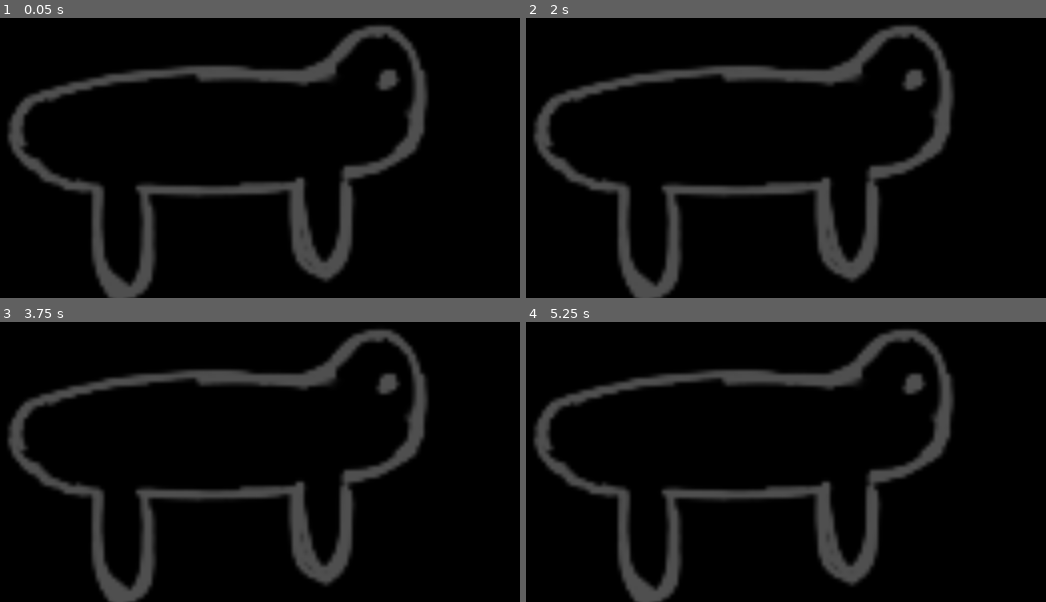
Above: before the commit, frames 1-4 (two rows, left to right).
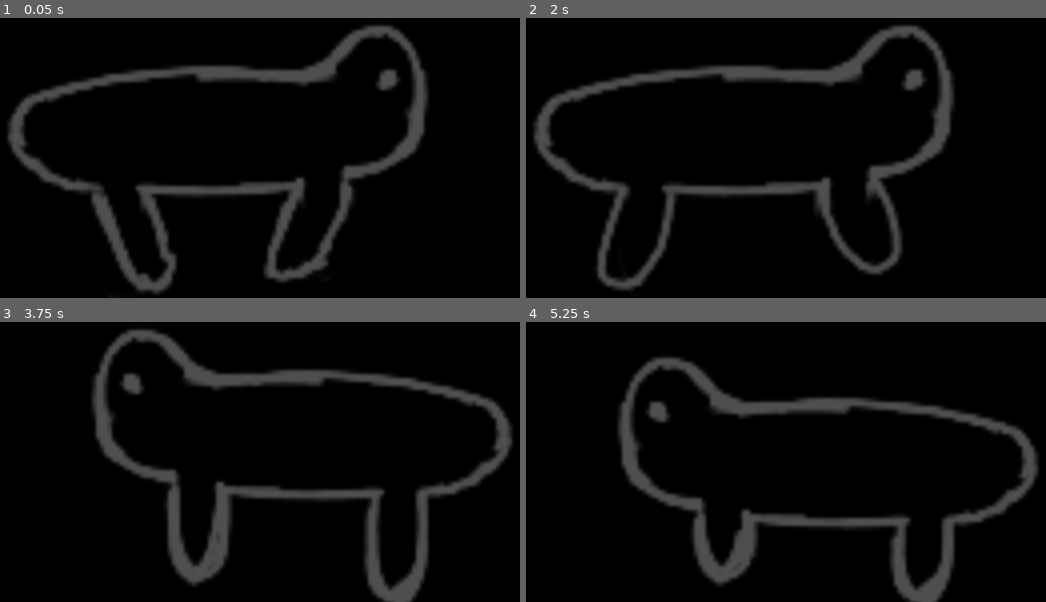
Above: after the commit, the same moments.

Repository: fabianternis/my-screen-pet
Game: Godot game, scene res://main.tscn
Two runs of this game, one before a commit and one after it. Both use one fixed random seed, a clock stepped at 60 frames per second and the inputs below.
Inputs (mouse positions are in pixels of both pictures, inside the frame that each line leads up to):
- Up to frame 1 (0.05 s): no input
- Up to frame 2 (2 s): tap Enter at 0.5 s; move the mouse to (outside the picture) at 0.52 s; hold Right 0.53-1.28 s; tap Alt at 0.6 s; click (outside the picture) at 0.67 s; tap Space at 1.25 s; move the mouse to (outside the picture) at 1.27 s; hold Down from 1.28 s (still down); tap Shift at 1.35 s
- Up to frame 3 (3.75 s): move the mouse to (outside the picture) at 2.02 s; release Down at 2.03 s; hold Right 2.03-2.78 s; tap Alt at 2.1, 3.6 s; move the mouse to (218, 361) at 2.77 s; hold Up 2.78-3.53 s; tap Shift at 2.85 s; click (218, 361) at 2.92 s; move the mouse to (494, 322) at 3.52 s; hold Left from 3.53 s (still down)
- Up to frame 4 (5.25 s): move the mouse to (outside the picture) at 4.27 s; tap Shift at 4.35 s; tap Enter at 5 s; move the mouse to (outside the picture) at 5.02 s; release Left at 5.03 s; hold Down from 5.03 s (still down); tap Alt at 5.1 s; click (outside the picture) at 5.17 s

The runs differ from the first frame. In frame 1, 6.1% of the frame differs, in the area x 17-68%, y 61-100%; in frame 2, 5.6%; in frame 3, 21%; in frame 4, 23%, in the area x 1-99%, y 2-100%.

Commit message:
Already functioning GREAT

Diff:
--- a/main.gd
+++ b/main.gd
@@ -1,10 +1,15 @@
 extends Node2D
 
-var speed = 300
+var default_speed = 200
+var speed = default_speed
 var direction = Vector2(1,0)
 var screen_size = Vector2()
 var window_size = Vector2(200, 200)
 
+var is_idling = false
+var idle_timer = 0.0
+
+@onready var animated_sprite = $AnimatedSprite2D
 
 func _physics_process(delta: float) -> void:
 	var window_position = Vector2(DisplayServer.window_get_position())
@@ -13,11 +18,36 @@
 	window_position.x = clamp(window_position.x, 0, screen_size.x - window_size.x)
 	window_position.y = clamp(window_position.y, 0, screen_size.y - window_size.y)
 	DisplayServer.window_set_position (Vector2(window_position))
+	if is_idling:
+		idle_timer -= delta
+		if idle_timer <= 0:
+			is_idling = false
+			speed = default_speed
+			animated_sprite.play('walk')
+		return
 
 	if (window_position.x <= 0 or window_position.x >= screen_size.x - window_size.x):
 		direction.x *= -1
+		maybe_idle()
+		animated_sprite.flip_h = !animated_sprite.flip_h
+		maybe_idle()
 	if (window_position.y <= 0 or window_position.y <= screen_size.y - window_size.y):
 		direction.y *= -1
+		maybe_idle()
 
 func _ready() -> void:
 	screen_size = Vector2(DisplayServer.screen_get_size())
+	animated_sprite.play("walk")
+
+
+func idle():
+	idle_timer = randf_range(1.0, 3.0)
+	is_idling = true
+
+	if (randi() % 3) == 0:
+		animated_sprite.play('idle')
+		speed = 0
+
+func maybe_idle():
+	if randf() < 0.3:
+		idle()
--- a/main.tscn
+++ b/main.tscn
@@ -75,7 +75,7 @@
 }],
 "loop": 1,
 "name": &"walk",
-"speed": 4.0
+"speed": 7.5
 }]
 
 [sub_resource type="RectangleShape2D" id="RectangleShape2D_h2yge"]
@@ -87,7 +87,7 @@
 [node name="AnimatedSprite2D" type="AnimatedSprite2D" parent="." unique_id=1882347918]
 position = Vector2(101, 180)
 sprite_frames = SubResource("SpriteFrames_nth25")
-animation = &"down_up"
+animation = &"walk"
 
 [node name="Area2D" type="Area2D" parent="." unique_id=547308985]
 position = Vector2(99, 177)
